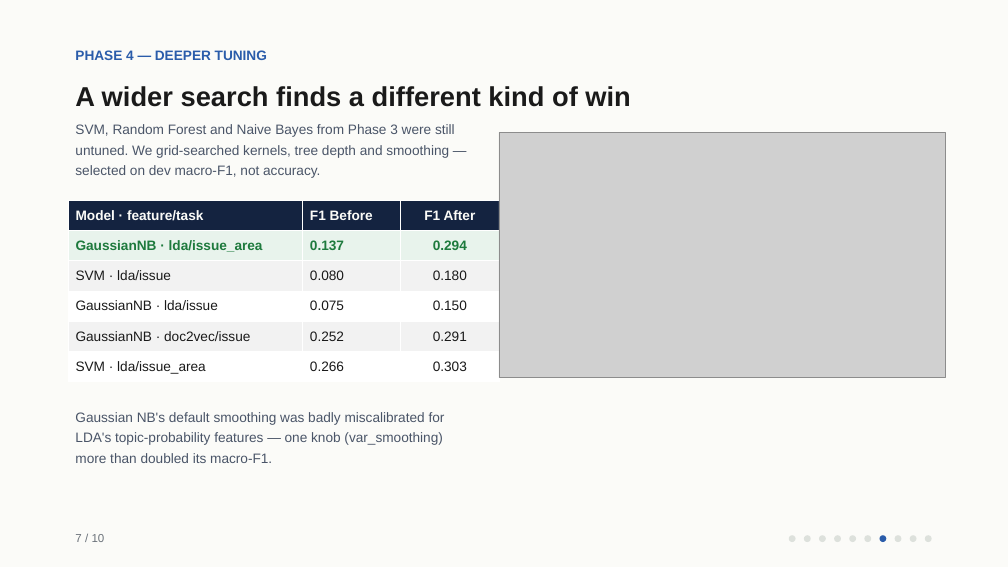
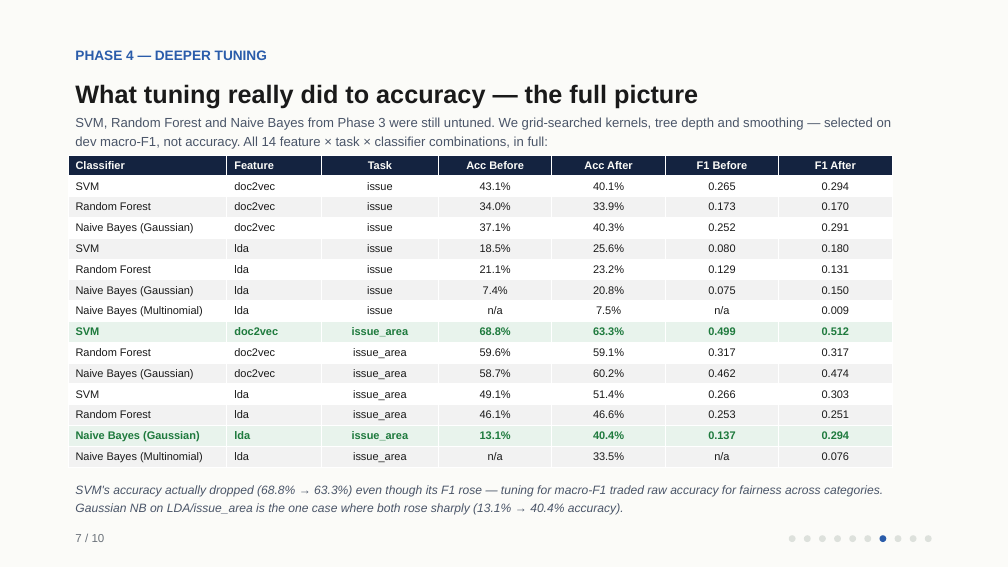
Before and after one commit to amogh-herle/ML-MINI-PROJECT, a slide deck: slide 8 of report/slides.pptx. Drawn at 1008x567 pixels with LibreOffice and Linux fonts; fonts in the diff are those of the drawing; grey boxes stand for pictures. Boxes give left, top, right and bottom in pixels: in the first picture for what was removed or moved away, otherwise in the second. Text is boxed around its words. In the diff, an @@ line names an element or a change of style, - is before the commit and + after.

Commit message:
Phase 4 slide: show the full 14-row results table, not a cherry-picked top 5
- Replaces the 'biggest gains only' table + chart with the complete
  feature x task x classifier grid (all 14 combinations), now including
  test accuracy alongside macro-F1 for every row -- the previous version
  only showed F1, which hid that SVM's accuracy actually dropped after
  tuning (68.8% -> 63.3%) even though its F1 rose
- Two headline rows highlighted: SVM/doc2vec/issue_area (the
  accuracy-vs-F1 tradeoff) and GaussianNB/lda/issue_area (the one case
  where both rose sharply, 13.1% -> 40.4% accuracy)
- Callout text pulls both numbers live from tuned_classifiers.json instead
  of being hand-typed, so it can't drift from the table again
- add_table() gained font_size and multi-row highlight_row support, needed
  for the denser 14-row table
- Dropped the now-unused phase4_tuning_gains.png chart (was only ever
  used on this slide) and its generator in make_report_assets.py

```diff
--- a/report/slides.pptx
+++ b/report/slides.pptx
@@ text at [75,84,698,109]: text changed; size 26 to 24 pt @@
-A wider search finds a different kind of win
+What tuning really did to accuracy — the full picture
@@ text at [75,117,892,149]: text changed; size 13 to 12.5 pt @@
-SVM, Random Forest and Naive Bayes from Phase 3 were still untuned. We grid-searched kernels, tree depth and smoothing — selected on dev macro-F1, not accuracy.
+SVM, Random Forest and Naive Bayes from Phase 3 were still untuned. We grid-searched kernels, tree depth and smoothing — selected on dev macro-F1, not accuracy. All 14 feature × task × classifier combinations, in full:
@@ picture removed at [499,132,945,378] @@
@@ table added at [68,155,892,467], 15 rows, 7 columns @@
+Classifier | Feature | Task | Acc Before | Acc After | F1 Before | F1 After
+SVM | doc2vec | issue | 43.1% | 40.1% | 0.265 | 0.294
+Random Forest | doc2vec | issue | 34.0% | 33.9% | 0.173 | 0.170
+Naive Bayes (Gaussian) | doc2vec | issue | 37.1% | 40.3% | 0.252 | 0.291
+SVM | lda | issue | 18.5% | 25.6% | 0.080 | 0.180
+Random Forest | lda | issue | 21.1% | 23.2% | 0.129 | 0.131
+Naive Bayes (Gaussian) | lda | issue | 7.4% | 20.8% | 0.075 | 0.150
+Naive Bayes (Multinomial) | lda | issue | n/a | 7.5% | n/a | 0.009
+SVM | doc2vec | issue_area | 68.8% | 63.3% | 0.499 | 0.512
+Random Forest | doc2vec | issue_area | 59.6% | 59.1% | 0.317 | 0.317
+Naive Bayes (Gaussian) | doc2vec | issue_area | 58.7% | 60.2% | 0.462 | 0.474
+SVM | lda | issue_area | 49.1% | 51.4% | 0.266 | 0.303
+Random Forest | lda | issue_area | 46.1% | 46.6% | 0.253 | 0.251
+Naive Bayes (Gaussian) | lda | issue_area | 13.1% | 40.4% | 0.137 | 0.294
+Naive Bayes (Multinomial) | lda | issue_area | n/a | 33.5% | n/a | 0.076
@@ table removed at [68,200,499,382], 6 rows, 3 columns @@
-Model · feature/task | F1 Before | F1 After
-GaussianNB · lda/issue_area | 0.137 | 0.294
-SVM · lda/issue | 0.080 | 0.180
-GaussianNB · lda/issue | 0.075 | 0.150
-GaussianNB · doc2vec/issue | 0.252 | 0.291
-SVM · lda/issue_area | 0.266 | 0.303
@@ text removed at [75,412,445,463] @@
-Gaussian NB's default smoothing was badly miscalibrated for LDA's topic-probability features — one knob (var_smoothing) more than doubled its macro-F1.
@@ text added at [75,485,883,514], 11.5 pt, text #4A5568, italic @@
+SVM's accuracy actually dropped (68.8% → 63.3%) even though its F1 rose — tuning for macro-F1 traded raw accuracy for fairness across categories. Gaussian NB on LDA/issue_area is the one case where both rose sharply (13.1% → 40.4% accuracy).
```
Also in this commit, not shown: 3 other files.
